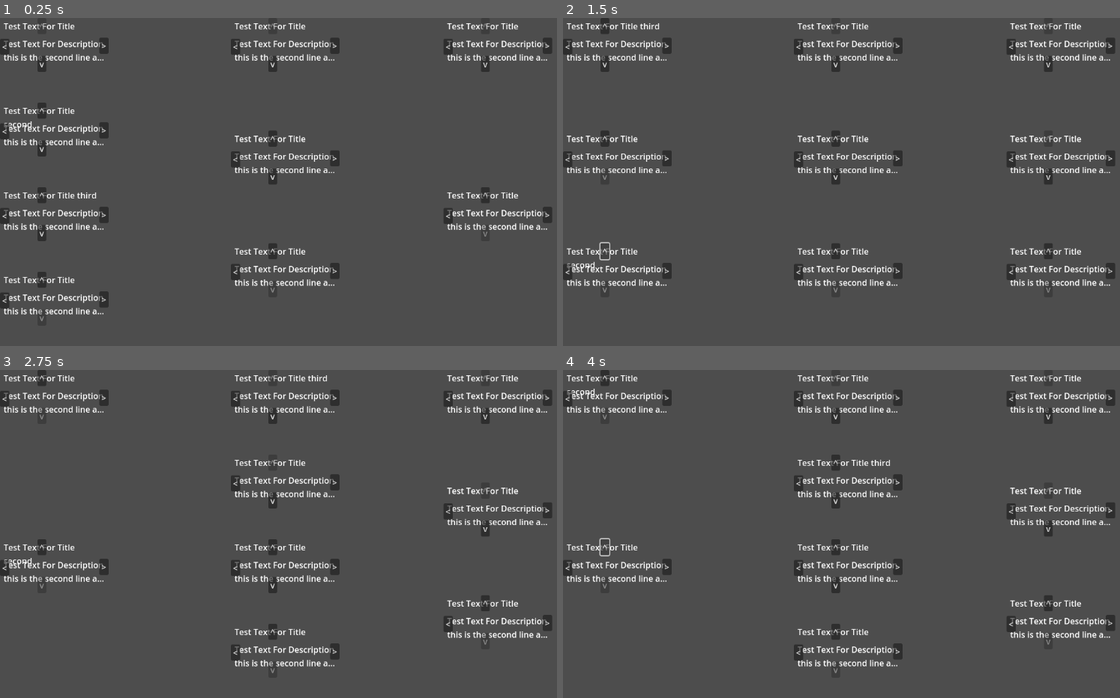
Above: before the commit, frames 1-4 (two rows, left to right).
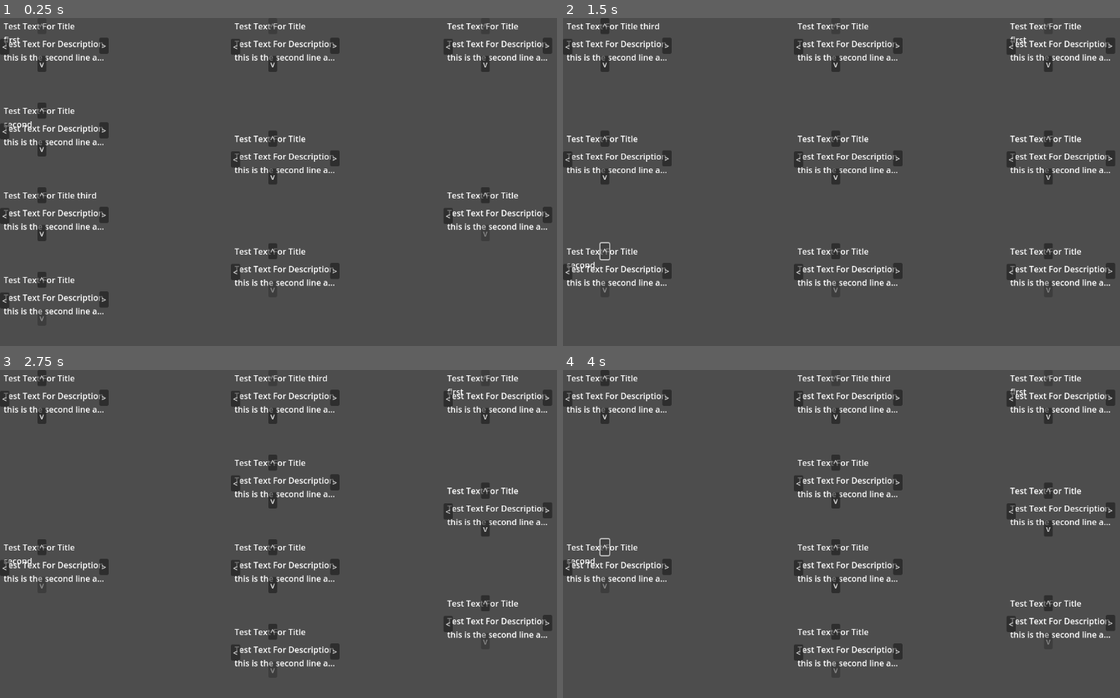
Above: after the commit, the same moments.

Repository: pandapanda135/todo_list
Game: Godot game, scene res://ui_test.tscn
Same seed, same stepped clock (60 frames per second), same inputs: the game is played once before the commit and once after it. The project has no main scene, so this scene is started directly.
Inputs:
- Up to frame 1 (0.25 s): no input
- Up to frame 2 (1.5 s): click "<" at 0.5 s; click "^" at 1.25 s
- Up to frame 3 (2.75 s): click ">" at 2 s
- Up to frame 4 (4 s): click "v" at 2.75 s; click "^" at 3.5 s

The runs differ from the first frame. In frame 1, less than 0.1% of the frame differs, in the area x 0-4%, y 5-8%; in frame 2, less than 0.1%; in frame 3, less than 0.1%; in frame 4, 0.2%, in the area x 0-88%, y 1-60%.

Commit message:
fix issues ui and stuff idk anymore

Diff:
--- a/node_script.gd
+++ b/node_script.gd
@@ -14,9 +14,10 @@
 	var _left_arrow_singal:int = left_arrow.pressed.connect(check_node_position.bind(left_arrow))
 	var _right_arrow_signal:int = right_arrow.pressed.connect(check_node_position.bind(right_arrow))
 	var _down_arrow_signal:int = down_arrow.pressed.connect(check_node_position.bind(down_arrow))
-	check_arrow_viablility()
+	first_arrow_visibility_check()
 
 func check_node_position(clicked_node) -> void:
+	check_arrow_viablility()
 	print("running move_node with",clicked_node)
 	match clicked_node:
 		up_arrow:
@@ -52,7 +53,7 @@
 		Gui.collection_3:
 			move_node_horizontal(second_third)
 
-#CONSIDER:maybe add something that makes it so it keeps it current index in the collection on move?
+#CONSIDER:maybe add something that makes it so it keeps it current index in the collection on move? DONE KINDA
 func move_node_horizontal(new_parent:Node) -> void:
 	var current_index = self.get_index()
 	var new_children = new_parent.get_child_count()
@@ -72,26 +73,57 @@
 	if Down == true:
 		parent.move_child(self,current_index + 1)
 	else:
+		print("before move_child",get_parent().get_children())
 		parent.move_child(self,current_index - 1)
+		print("after move_child",get_parent().get_children())
 	check_arrow_viablility()
 
 #look if there is a node above or below current node if so then keep button enabled else set disabled
 func check_arrow_viablility() -> void:
 	var child_nodes:Array = get_parent().get_children()
-	# print("nfgs",child_nodes)
+	var node_index:int = child_nodes.find(self)
+	var max_index:int = self.get_parent().get_child_count()
+	print("nfgs",child_nodes)
 	# print("FGIUHDGFSHIU",child_nodes[- 1])
+
+	first_arrow_visibility_check()
+	#fixes issues to do with when the top note is moved down and the new top note is not correctly updated to show that
+	#double check because I am a horrible programmer
+	if child_nodes[0].up_arrow.disabled == true and node_index >= 0:
+		print("adfgoihgiofdg",child_nodes[1])
+		child_nodes[1].up_arrow.disabled = false
+	elif down_arrow.disabled == true and node_index < max_index:
+		# down_arrow.disabled = false
+		pass
+	else:
+		print("none on end if")
+
+	#seperate if because issues I cant be bothered to fix
+	if self == child_nodes[max_index - 2] and child_nodes[max_index - 1].down_arrow.disabled != true:
+		child_nodes[max_index - 1].down_arrow.disabled = true
+	else:
+		pass
+
+func first_arrow_visibility_check() -> void:
+	var child_nodes:Array = get_parent().get_children()
 
 	if self in child_nodes:
 		var node_index:int = child_nodes.find(self)
 		var node_index_1:int = node_index + 1
-		# print(child_nodes[node_index - 1])
+		var max_index:int = self.get_parent().get_child_count()
+		print("OIGJSODGIO",max_index)
+		# print("IHDFSKJIOh",child_nodes[max_index - 2])
+		#up check
 		if child_nodes[node_index - 1] != child_nodes[-1]:
 			print("up not disabled")
 			up_arrow.disabled = false
 		else:
 			print("up disabled")
 			up_arrow.disabled = true
+			# print(child_nodes[max_index - 2])
+			# child_nodes[0].up_arrow.disabled = false
 
+		#down check
 		print(node_index + 1," this is the diff ",child_nodes.size())
 		if node_index_1 < child_nodes.size():
 			print("down not disabled")
@@ -99,3 +131,9 @@
 		else:
 			print("down disabled")
 			down_arrow.disabled = true
+			print("asdo ",max_index)
+			print(child_nodes[max_index - 2])
+			print(child_nodes)
+			child_nodes[max_index - 2].down_arrow.disabled = false
+			print("I am after false",child_nodes[max_index - 2])
+			# down_arrow.disabled = true
--- a/ui_test.tscn
+++ b/ui_test.tscn
@@ -19,6 +19,10 @@
 
 [node name="Control" parent="Collection1" instance=ExtResource("1_8cr15")]
 layout_mode = 2
+
+[node name="Label" parent="Collection1/Control" index="0"]
+text = "Test Text For Title
+first"
 
 [node name="Control2" parent="Collection1" instance=ExtResource("1_8cr15")]
 layout_mode = 2
@@ -63,5 +67,6 @@
 [node name="Control2" parent="Collection3" instance=ExtResource("1_8cr15")]
 layout_mode = 2
 
+[editable path="Collection1/Control"]
 [editable path="Collection1/Control2"]
 [editable path="Collection1/Control3"]
